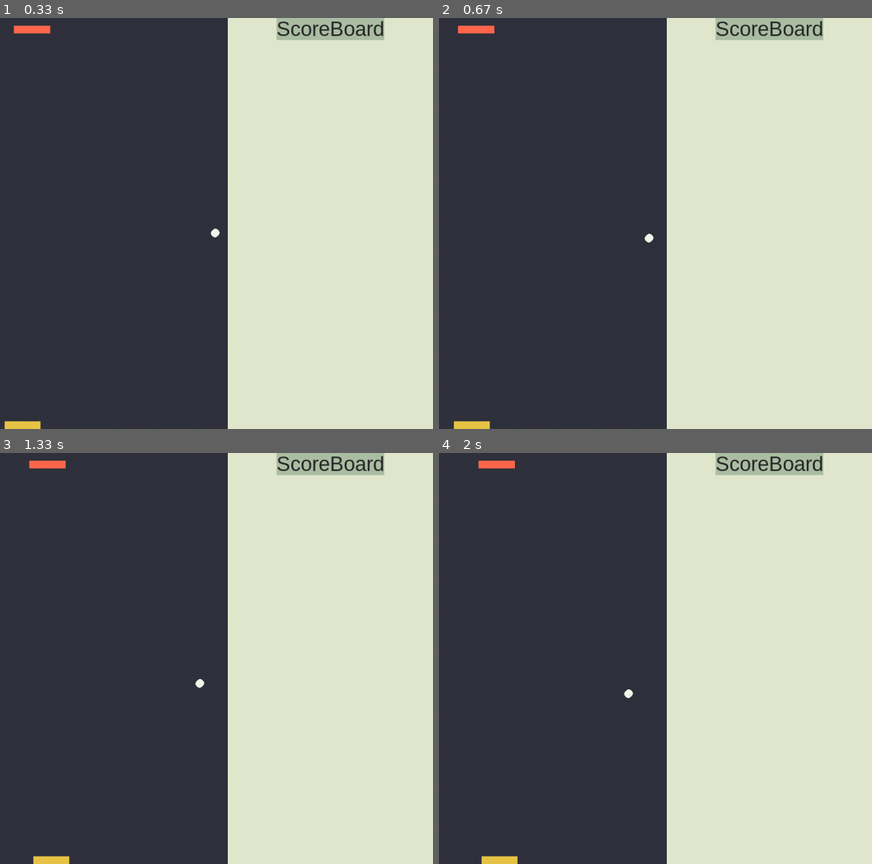
Above: before the commit, frames 1-4 (two rows, left to right).
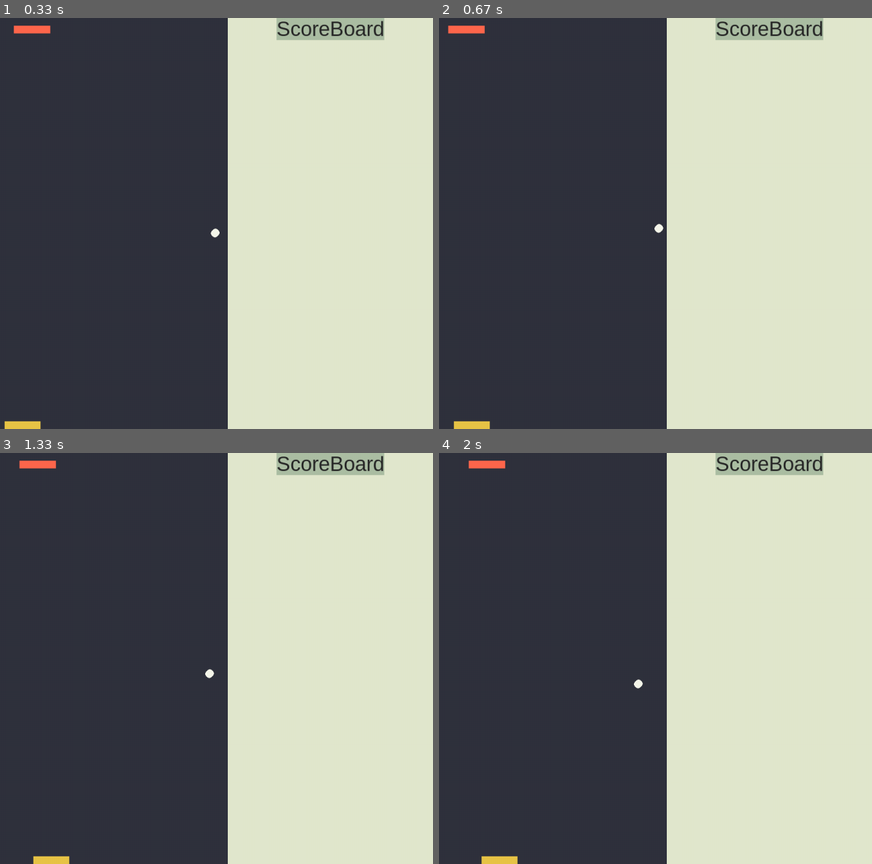
Above: after the commit, the same moments.

Repository: vibhatsu08/pong-game-pygame
Game: pygame game, started from game.py
The game is run twice, just before and just after one commit, with the same random seed, the same clock (stepped at 60 frames per second) and the same inputs.
Inputs:
- Up to frame 1 (0.33 s): no input
- Up to frame 2 (0.67 s): hold R from 0.33 s (still down); hold Right from 0.33 s (still down)
- Up to frame 3 (1.33 s): release R at 0.8 s; release Right at 0.8 s; hold Right 0.83-1.3 s
- Up to frame 4 (2 s): hold Right 1.33-1.8 s; hold Left from 1.83 s (still down)

Frame 1 is identical in both runs. In frame 2, 0.2% of the frame differs, in the area x 2-52%, y 1-55%; in frame 3, 0.2%; in frame 4, 0.2%.

Commit message:
Implemented the reset feature in the game to reset all the parameters of the player, enemy and the ball.

Diff:
--- a/game.py
+++ b/game.py
@@ -3,6 +3,7 @@
 
 from pygame.locals import (
     K_p,
+    K_r,
     K_LEFT,
     K_RIGHT,
     KEYDOWN,
@@ -175,6 +176,20 @@
                 if event.key == K_p:
                     paused = False
 
+def restartGame():
+    # reset the ball's parameters
+    ball.rect.x = (gameAreaWidth - ball.ballDiameter)
+    ball.rect.y = (screenHeight - ball.ballDiameter) // 2
+    ball.speed = [1, 1]
+
+    # reset the player's parameters
+    player.rect.x = (gameAreaWidth - playerWidth) // 2
+    player.rect.y = (screenHeight - playerHeight)
+
+    # reset the enemy's parameters
+    enemy.rect.x = (gameAreaWidth - enemyWidth) // 2
+    enemy.rect.y = enemyHeight
+
 
 gameRunning = True
 while gameRunning:
@@ -184,6 +199,9 @@
         if event.type == KEYDOWN:
             if event.key == K_p:
                 pausedGame()
+        if event.type == KEYDOWN:
+            if event.key == K_r:
+                restartGame()
 
     screen.fill(screenBgColor)
 
